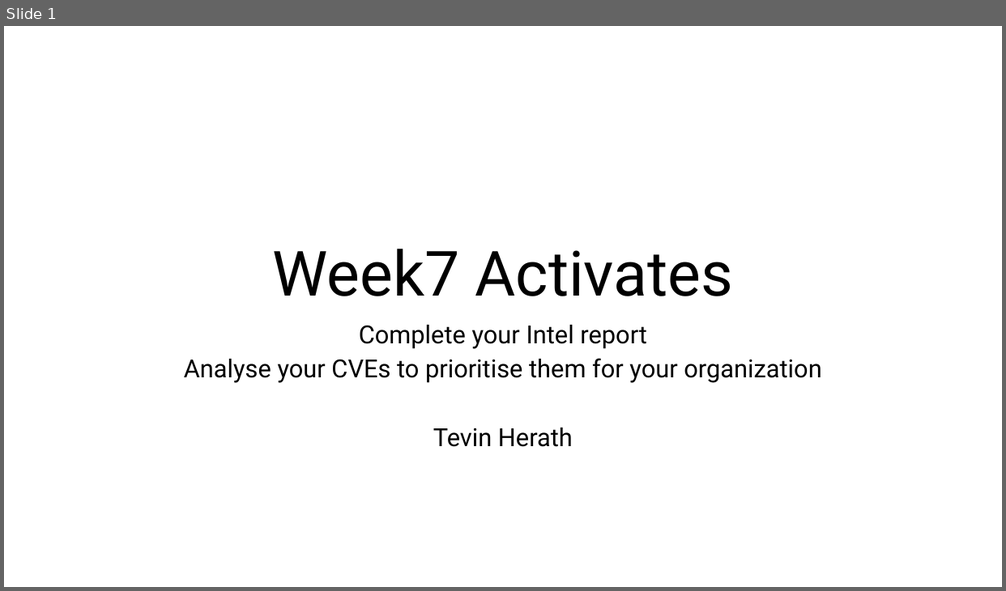
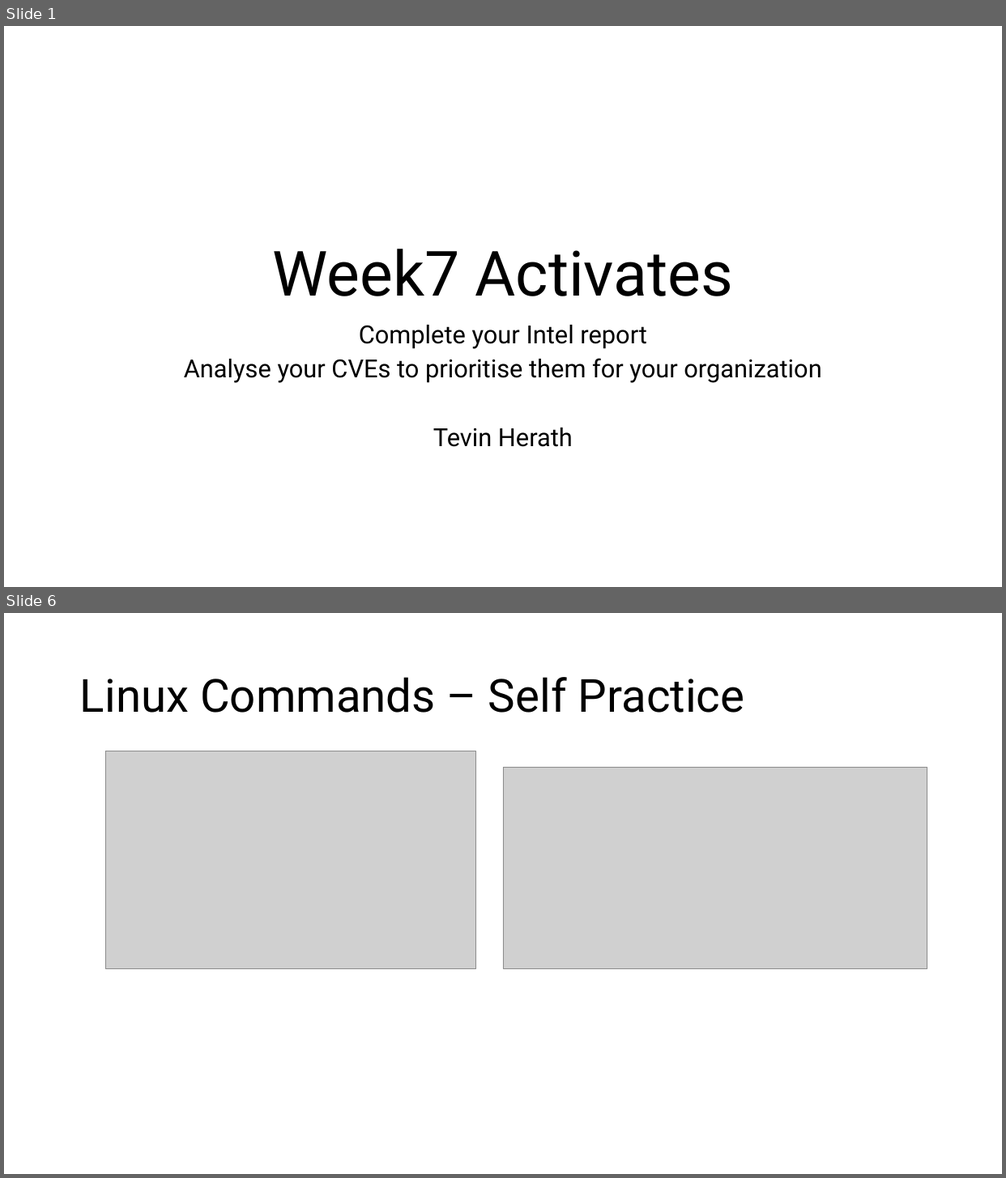
Before and after one commit to crimescene123/cyber, a slide deck: Week7 Activites.pptx. Shown one above the other, each under a label of ours: slide 1 before the commit, slides 1 and 6 after it; the slides between them are not shown. The pictures are 1006x591 and 1006x1178 pixels, drawn with LibreOffice and Linux fonts; fonts in the diff are those of the drawing; grey boxes stand for pictures. Boxes give left, top, right and bottom in pixels: in the first picture for what was removed or moved away, otherwise in the second. Text is boxed around its words. In the diff, an @@ line names an element or a change of style, - is before the commit and + after.

```diff
--- a/Week7 Activites.pptx
+++ b/Week7 Activites.pptx
@@ slide 6 added at bbox=[4, 613, 1002, 1174], background #FFFFFF @@
@@ title added at bbox=[80, 677, 744, 713], 44 pt, text #000000 @@
+Linux Commands – Self Practice
@@ picture added at bbox=[106, 752, 476, 969] @@
@@ picture added at bbox=[503, 767, 928, 969] @@
```
Also in this commit, not shown: 1 slide changed, 4 other slides added, 2 other files.
